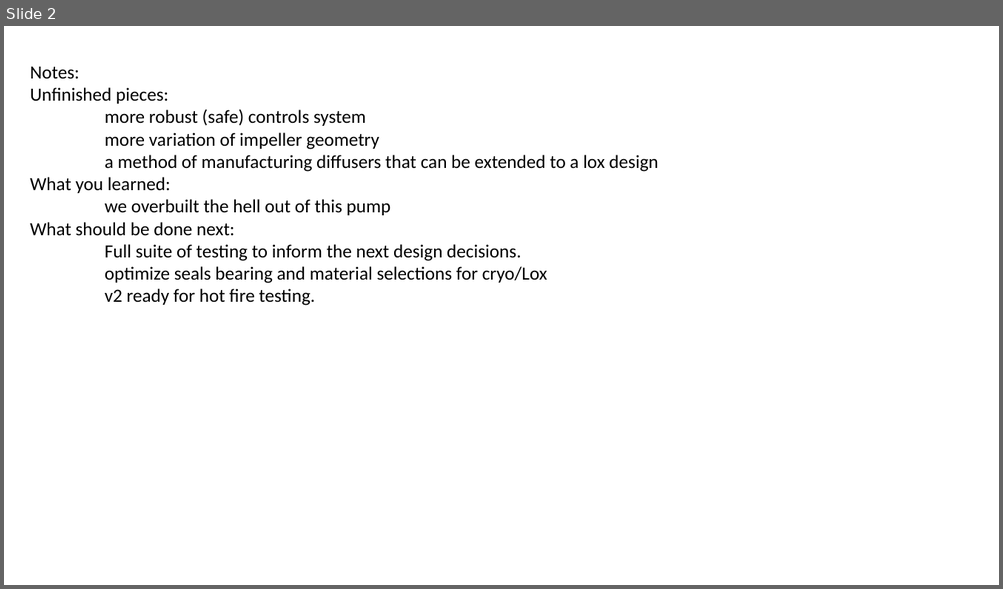
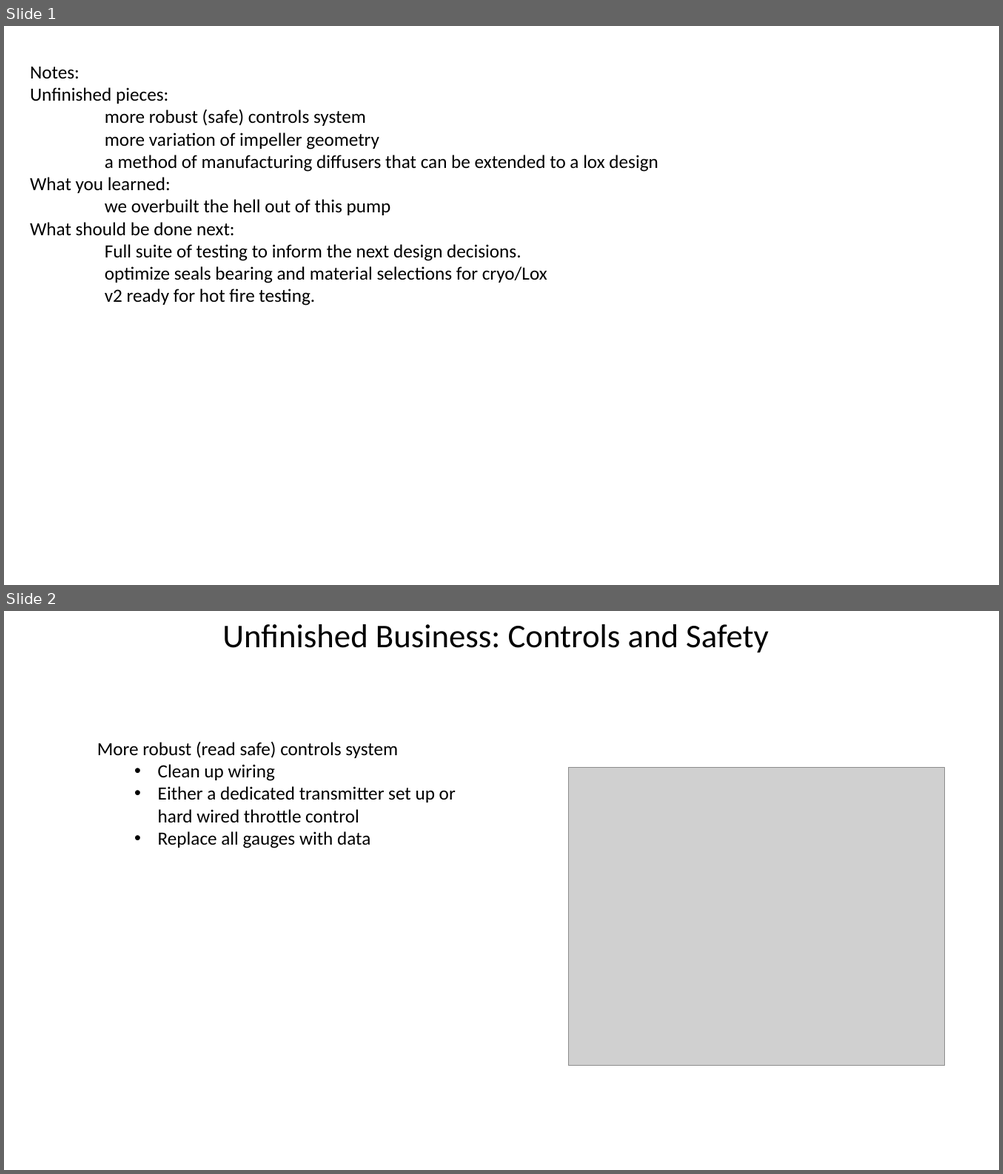
Before and after one commit to psas/electric-feed-system-prototype, a slide deck: Docs/Presentations/Slides/#10.pptx. Shown one above the other, each under a label of ours: slide 2 before the commit, slides 1 and 2 after it. The pictures are 1003x589 and 1003x1174 pixels, drawn with LibreOffice and Linux fonts; fonts in the diff are those of the drawing; grey boxes stand for pictures. Boxes give left, top, right and bottom in pixels: in the first picture for what was removed or moved away, otherwise in the second. Text is boxed around its words. In the diff, an @@ line names an element or a change of style, - is before the commit and + after.

```diff
--- a/Docs/Presentations/Slides/#10.pptx
+++ b/Docs/Presentations/Slides/#10.pptx
@@ slide 2 added at (4, 611, 999, 1170), background #FFFFFF @@
@@ text added at (222, 624, 768, 653), 32 pt, text #000000 @@
+Unfinished Business: Controls and Safety
@@ text added at (97, 741, 455, 849), 18 pt, text #000000 @@
+More robust (read safe) controls system
+  • Clean up wiring
+  • Either a dedicated transmitter set up or hard wired throttle control
+  • Replace all gauges with data
@@ picture added at (569, 768, 945, 1066) @@
@@ what was slide 2 is now slide 1 @@
```
Also in this commit, not shown: 2 other slides added, 2 slides removed, 2 other files.
